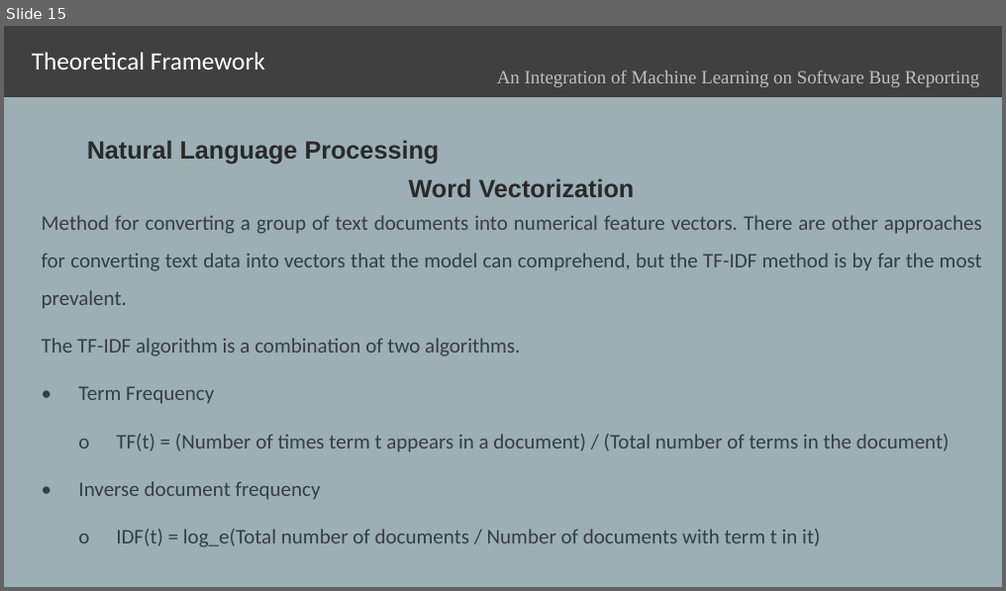
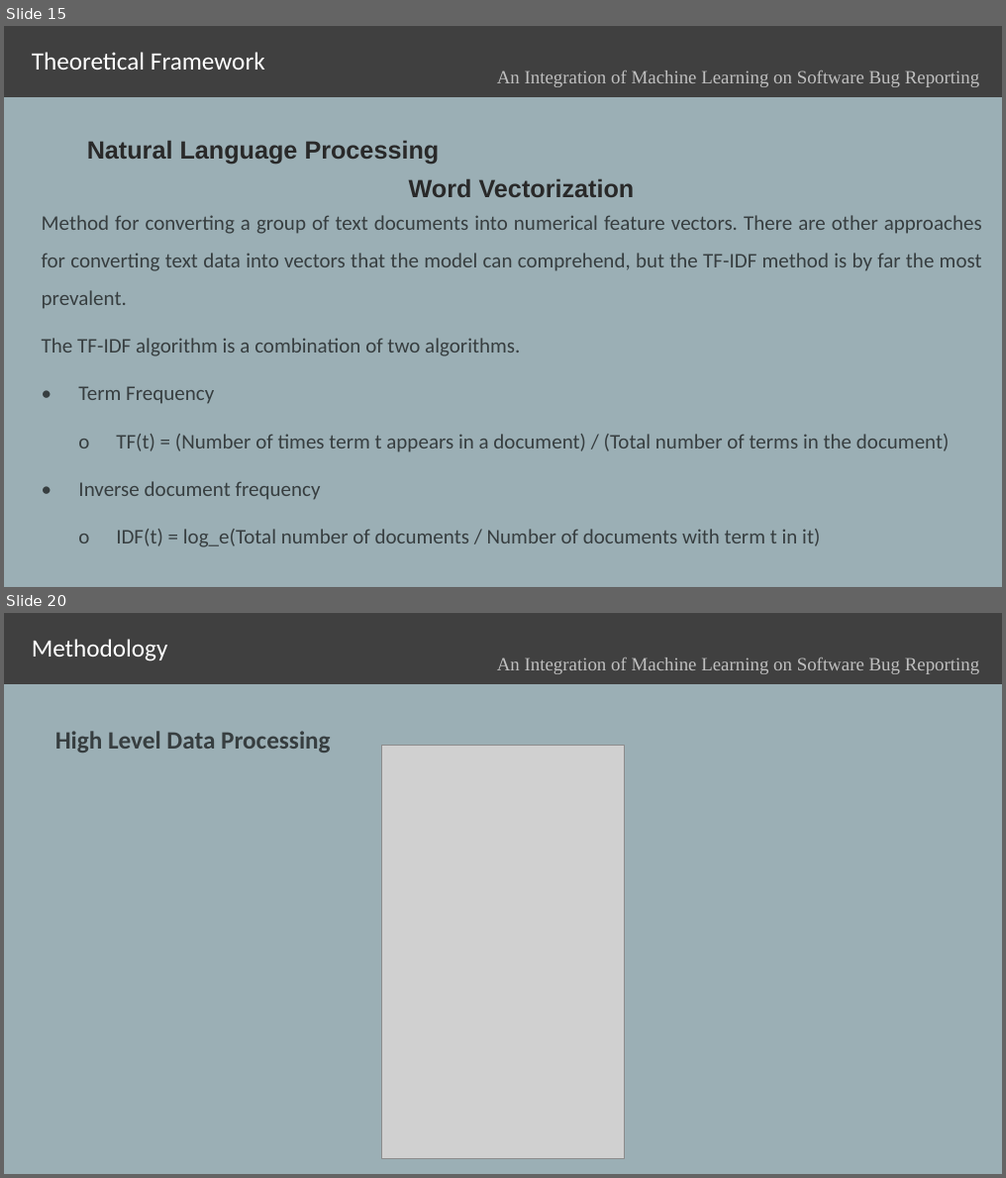
Before and after one commit to jengfad/capstone, a slide deck: joane/Redefense/Capstone 1_JML.pptx. Shown one above the other, each under a label of ours: slide 15 before the commit, slides 15 and 20 after it; the slides between them are not shown. The pictures are 1006x591 and 1006x1178 pixels, drawn with LibreOffice and Linux fonts; fonts in the diff are those of the drawing; grey boxes stand for pictures. Boxes give left, top, right and bottom in pixels: in the first picture for what was removed or moved away, otherwise in the second. Text is boxed around its words. In the diff, an @@ line names an element or a change of style, - is before the commit and + after.

```diff
--- a/joane/Redefense/Capstone 1_JML.pptx
+++ b/joane/Redefense/Capstone 1_JML.pptx
@@ slide 20 added at [4,613,1002,1174], background #9BAFB5 @@
@@ rectangle added at [4,613,1002,684], fill #404040 @@
@@ subtitle added at [32,639,168,662], 24 pt, text #FFFFFF @@
+Methodology
@@ text added at [497,658,980,674], 18 pt, text #BFBFBF @@
+An Integration of Machine Learning on Software Bug Reporting
@@ text added at [55,731,331,753], 24 pt, text #383E40, bold @@
+High Level Data Processing
@@ picture added at [382,745,625,1158] @@
```
Also in this commit, not shown: 4 slides changed, 3 other slides added, 4 other files.
